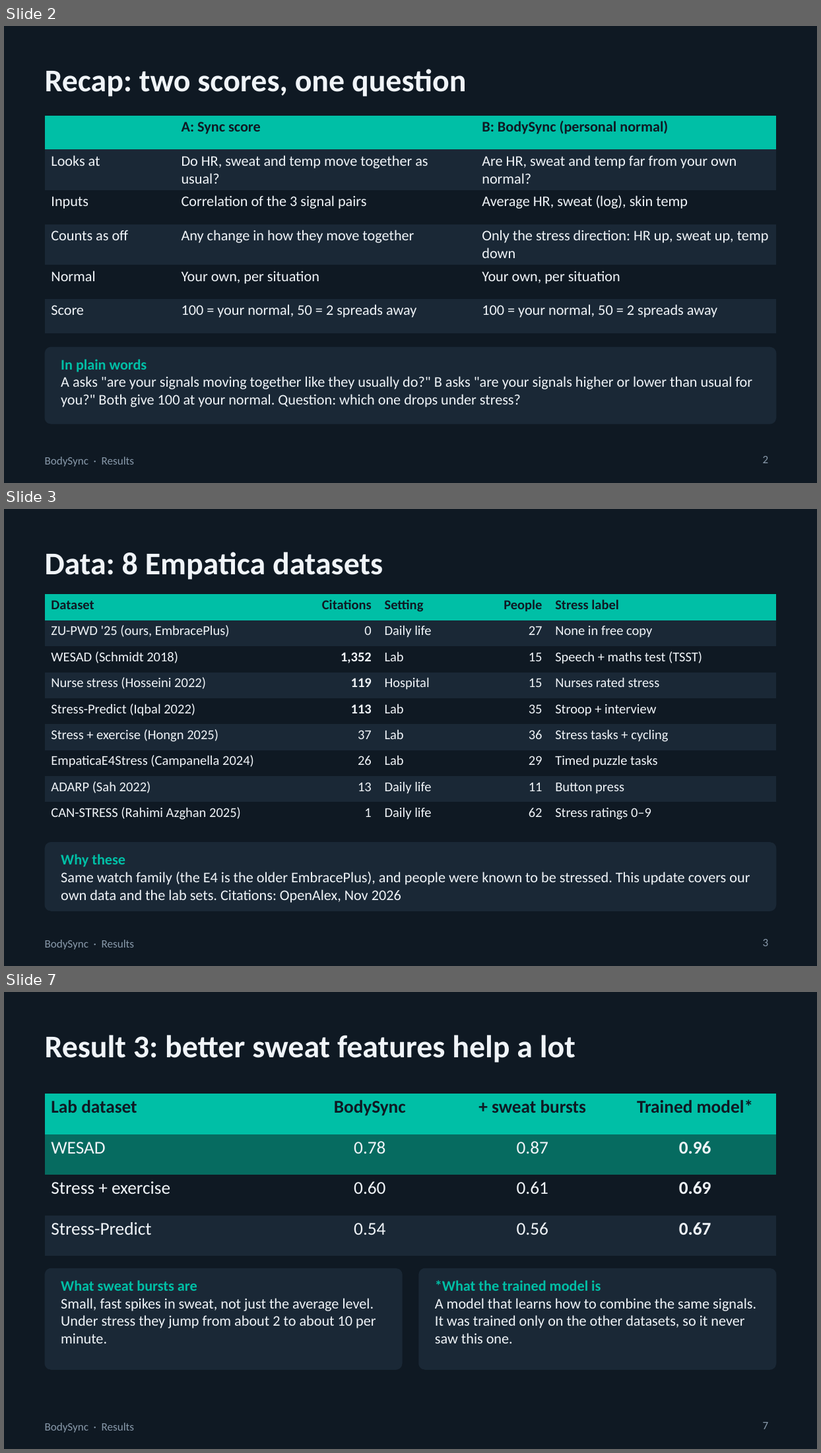
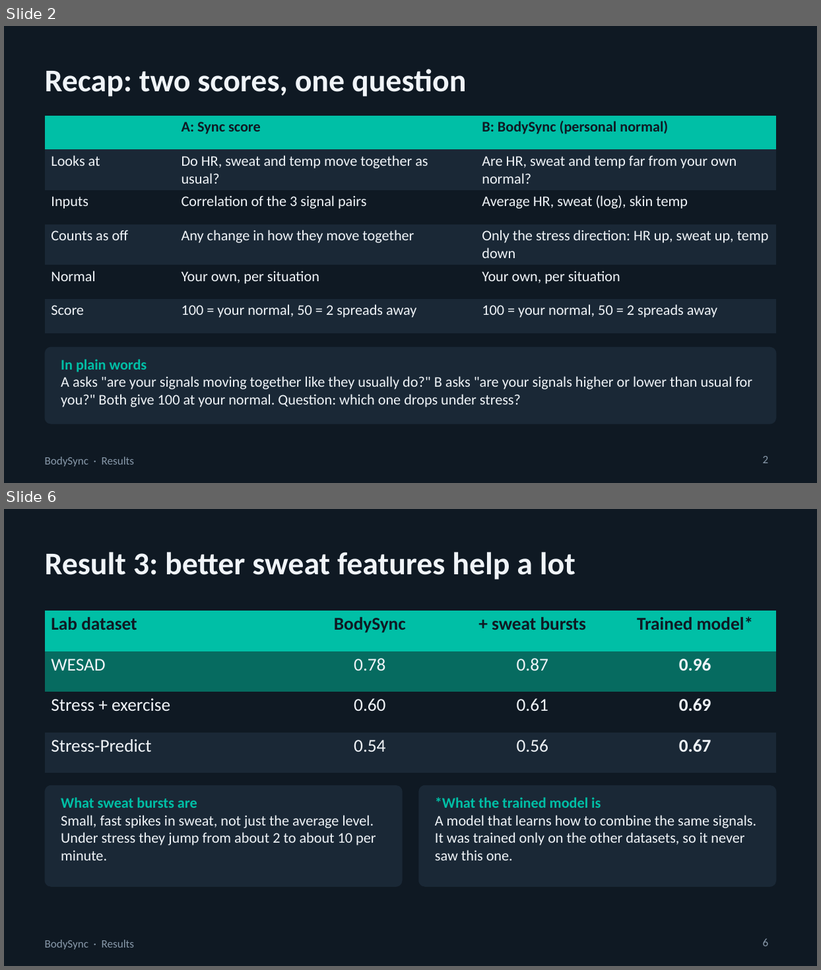
Before and after one commit to swaylakh/bodysync, a slide deck: docs/slides/BodySync_Update.pptx. Shown one above the other, each under a label of ours: slides 2, 3 and 7 before the commit, slides 2 and 6 after it; the slides between them are not shown. The pictures are 821x1453 and 821x970 pixels, drawn with LibreOffice and Linux fonts; fonts in the diff are those of the drawing. Boxes give left, top, right and bottom in pixels: in the first picture for what was removed or moved away, otherwise in the second. Text is boxed around its words. In the diff, an @@ line names an element or a change of style, - is before the commit and + after.

```diff
--- a/docs/slides/BodySync_Update.pptx
+++ b/docs/slides/BodySync_Update.pptx
@@ slide 3 removed at (4, 509, 817, 966), background #0F1923; not listed: 1 template element that a slide beside it also shows @@
@@ title removed at (45, 552, 383, 580) @@
-Data: 8 Empatica datasets
@@ table removed at (45, 594, 776, 823), 9 rows, 5 columns @@
-Dataset | Citations | Setting | People | Stress label
-ZU-PWD '25 (ours, EmbracePlus) | 0 | Daily life | 27 | None in free copy
-WESAD (Schmidt 2018) | 1,352 | Lab | 15 | Speech + maths test (TSST)
-Nurse stress (Hosseini 2022) | 119 | Hospital | 15 | Nurses rated stress
-Stress-Predict (Iqbal 2022) | 113 | Lab | 35 | Stroop + interview
-Stress + exercise (Hongn 2025) | 37 | Lab | 36 | Stress tasks + cycling
-EmpaticaE4Stress (Campanella 2024) | 26 | Lab | 29 | Timed puzzle tasks
-ADARP (Sah 2022) | 13 | Daily life | 11 | Button press
-CAN-STRESS (Rahimi Azghan 2025) | 1 | Daily life | 62 | Stress ratings 0–9
@@ rounded rectangle removed at (45, 842, 776, 912) @@
@@ text removed at (61, 854, 750, 903) @@
-Why these
-Same watch family (the E4 is the older EmbracePlus), and people were known to be stressed. This update covers our own data and the lab sets. Citations: OpenAlex, Nov 2026
@@ page number removed at (763, 939, 769, 947) @@
-3
@@ what was slide 7 is now slide 6 @@
@@ page number at (763, 939, 769, 947): text changed @@
-7
+6
```
Also in this commit, not shown: 3 slides changed.
